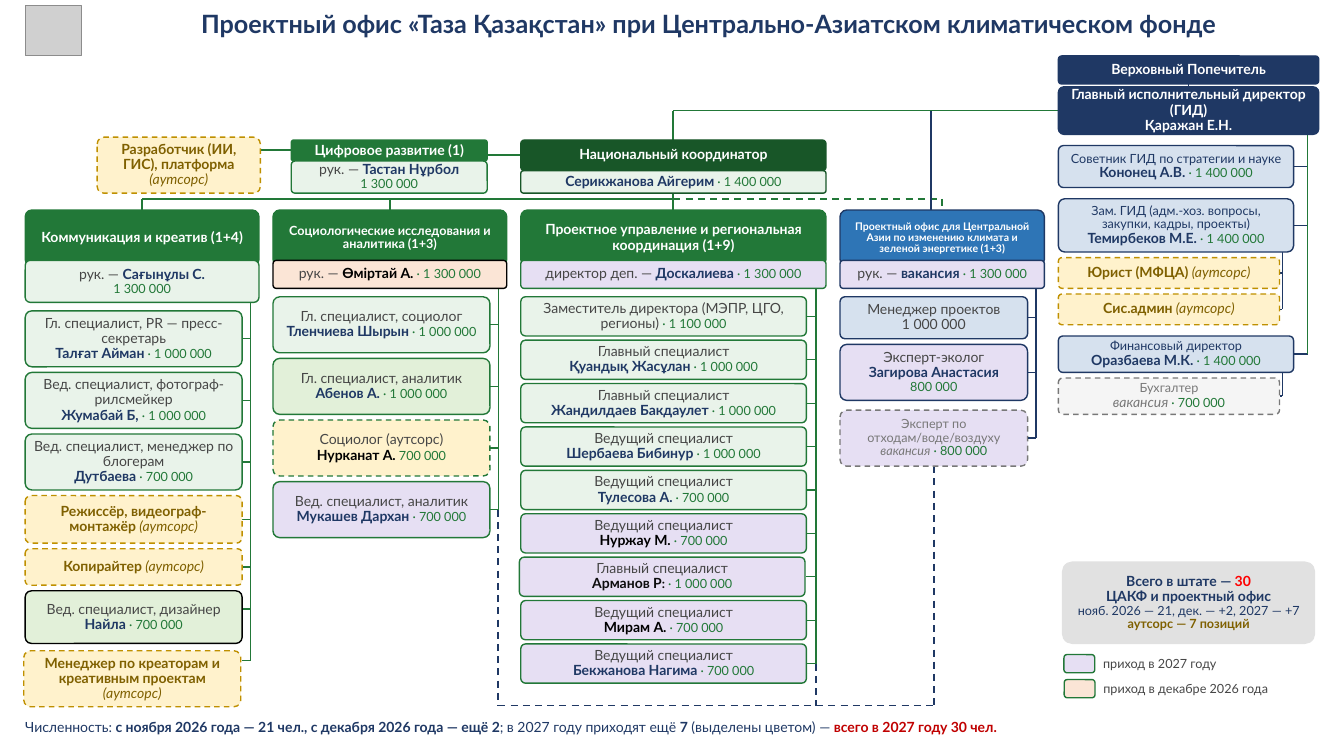
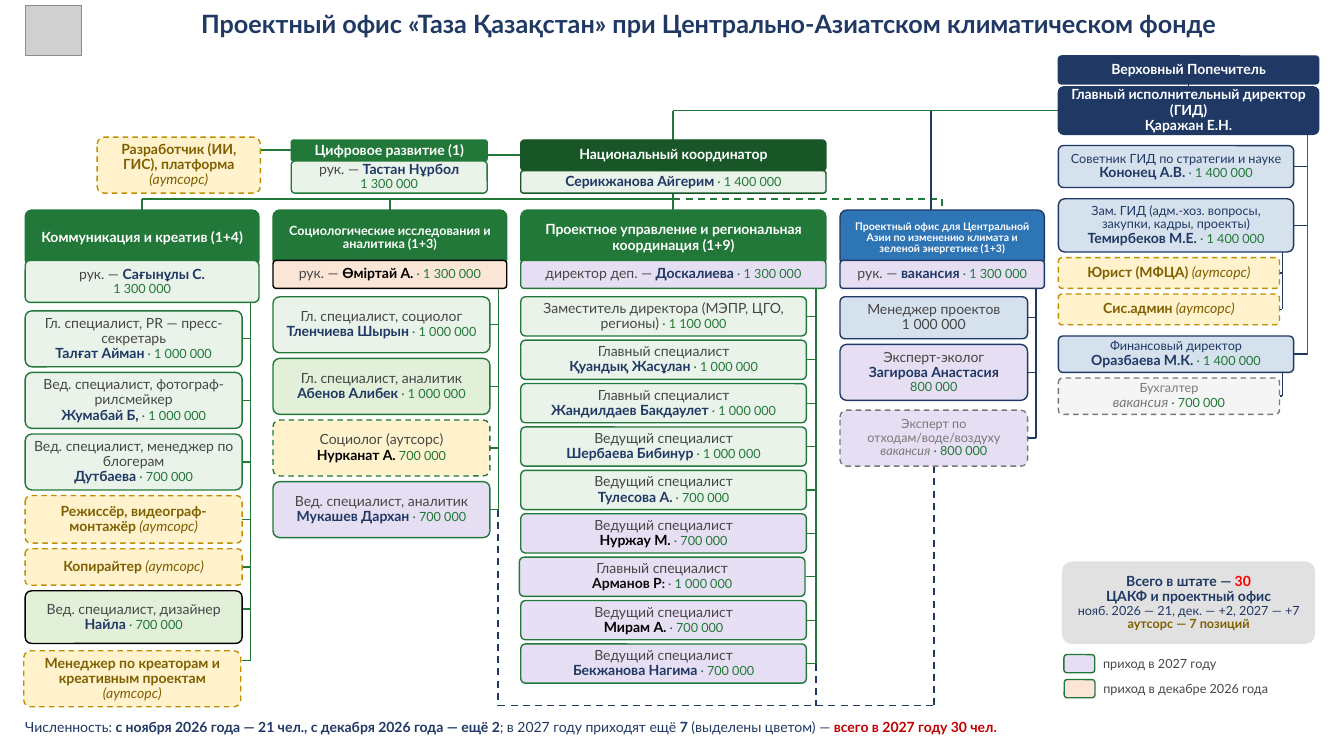
Before and after one commit to murat01042014/obsidian-vault, a slide deck: slide 1 of TAZA/_документы/Структура ЦАКФ и проектного офиса ТК – от Айгерим 20.10.pptx. Drawn at 1344x756 pixels with LibreOffice and Linux fonts; fonts in the diff are those of the drawing; grey boxes stand for pictures. Boxes give left, top, right and bottom in pixels: in the first picture for what was removed or moved away, otherwise in the second. Text is boxed around its words. In the diff, an @@ line names an element or a change of style, - is before the commit and + after.

```diff
--- a/TAZA/_документы/Структура ЦАКФ и проектного офиса ТК – от Айгерим 20.10.pptx
+++ b/TAZA/_документы/Структура ЦАКФ и проектного офиса ТК – от Айгерим 20.10.pptx
@@ text in rounded rectangle at (297, 388, 466, 398): text changed @@
-Абенов А. · 1 000 000
+Абенов Алибек · 1 000 000
```
Also in this commit, not shown: 1 other file.
